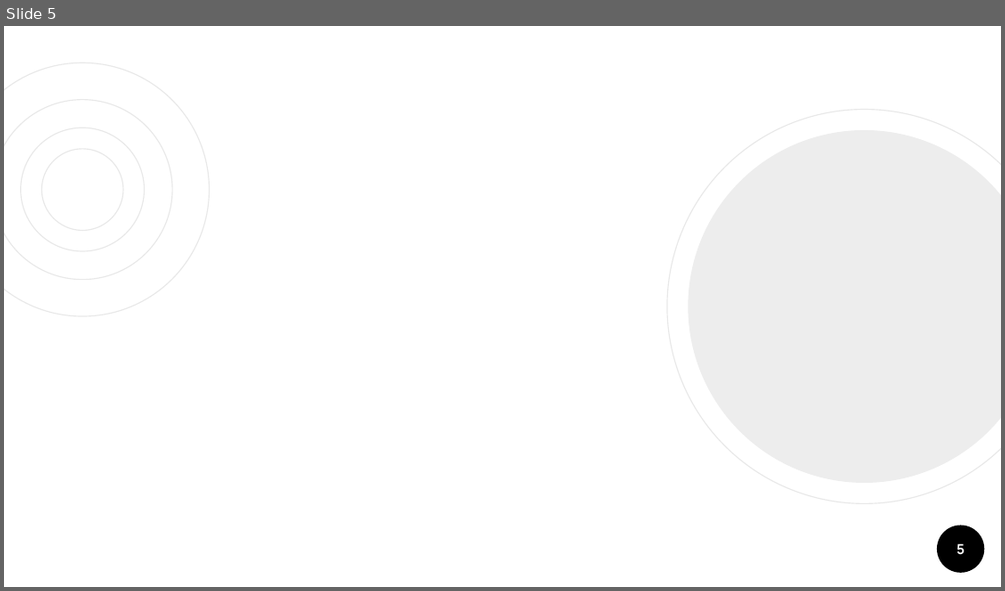
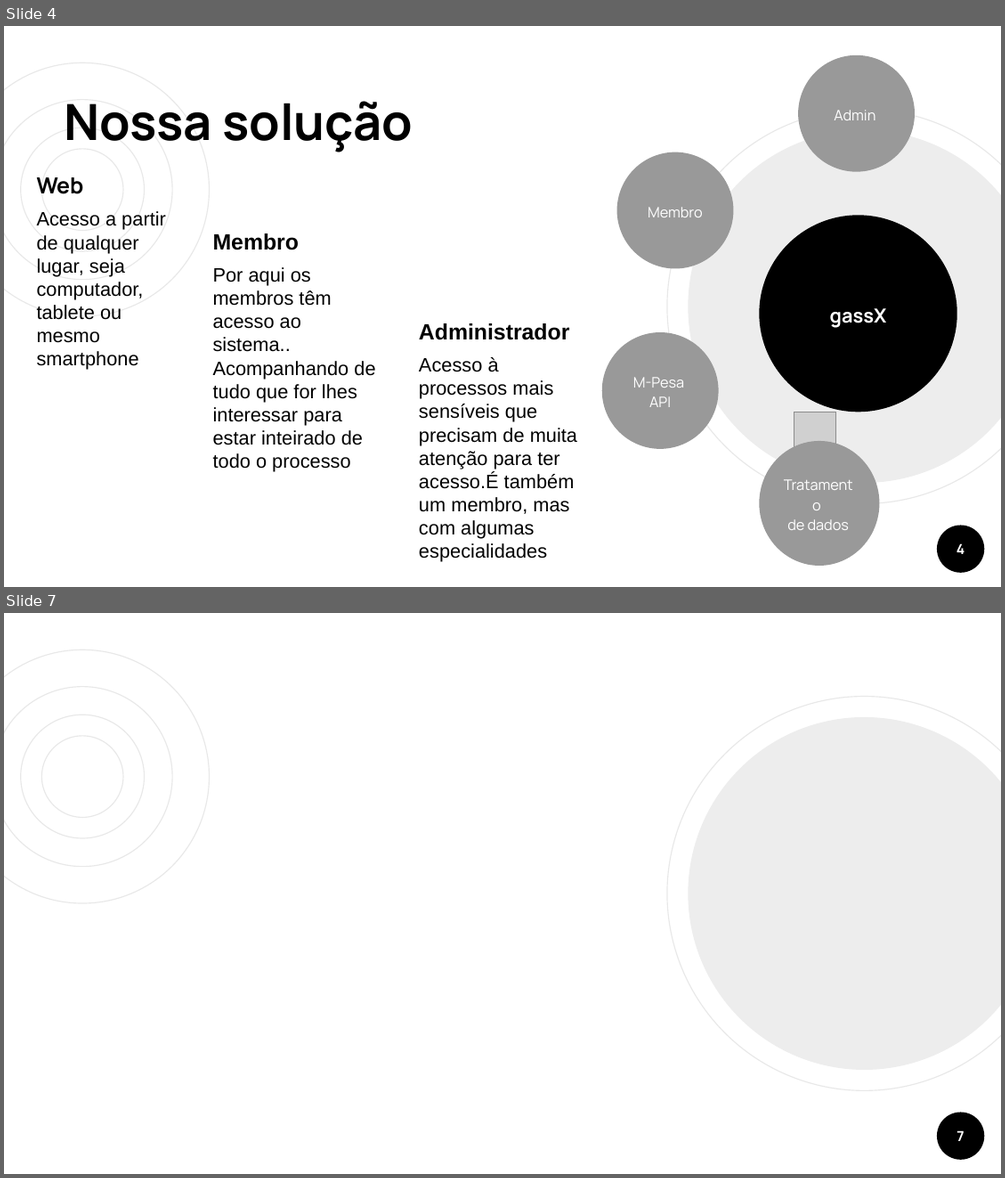
Before and after one commit to 50enta/gassX, a slide deck: Outros/slide apresentacao.pptx. Shown one above the other, each under a label of ours: slide 5 before the commit, slides 4 and 7 after it; the slides between them are not shown. The pictures are 1005x591 and 1005x1178 pixels, drawn with LibreOffice and Linux fonts; fonts in the diff are those of the drawing; grey boxes stand for pictures. Boxes give left, top, right and bottom in pixels: in the first picture for what was removed or moved away, otherwise in the second. Text is boxed around its words. In the diff, an @@ line names an element or a change of style, - is before the commit and + after.

```diff
--- a/Outros/slide apresentacao.pptx
+++ b/Outros/slide apresentacao.pptx
@@ slide 4 added at box(4, 26, 1001, 587), background #FFFFFF; not listed: 7 template elements that a slide beside it also shows @@
@@ ellipse added at box(799, 54, 915, 172), fill #999999 @@
@@ title added at box(64, 101, 413, 152), 36 pt, text #000000, bold @@
+Nossa solução
@@ text added at box(833, 110, 875, 120), 10.5 pt, text #FFFFFF @@
+Admin
@@ ellipse added at box(617, 151, 734, 268), fill #999999 @@
@@ text added at box(37, 177, 166, 370), 14 pt, text #000000 @@
+Web
+Acesso a partir de qualquer lugar, seja computador, tablete ou mesmo smartphone
@@ text added at box(647, 207, 703, 217), 10.5 pt, text #FFFFFF @@
+Membro
@@ text added at box(213, 233, 375, 472), 14 pt, text #000000 @@
+Membro
+Por aqui os membros têm acesso ao sistema.. Acompanhando de tudo que for lhes interessar para estar inteirado de todo o processo
@@ ellipse added at box(759, 216, 957, 411), fill #000000 @@
@@ group added at box(840, 274, 879, 315): 4 freeform shapes @@
@@ text added at box(830, 308, 887, 328), 14 pt, text #FFFFFF, bold @@
+gassX
@@ text added at box(419, 323, 577, 562), 14 pt, text #000000 @@
+Administrador
+Acesso à processos mais sensíveis que precisam de muita atenção para ter acesso.É também um membro, mas com algumas especialidades
@@ ellipse added at box(602, 332, 719, 449), fill #999999 @@
@@ text added at box(633, 377, 684, 407), 10.5 pt, text #FFFFFF @@
+M-Pesa
+API
@@ picture added at box(794, 411, 836, 453) @@
@@ ellipse added at box(759, 441, 879, 565), fill #999999 @@
@@ text added at box(787, 519, 849, 530), 10.5 pt, text #FFFFFF @@
+Tratamento
+de dados
@@ page number added at box(956, 543, 964, 554), 10 pt, text #FFFFFF, bold @@
+4
@@ what was slide 5 is now slide 7 @@
@@ page number at box(956, 1130, 963, 1141): text changed @@
-5
+7
```
Also in this commit, not shown: 6 slides changed, 4 other slides added, 3 slides removed, 1 other file.
